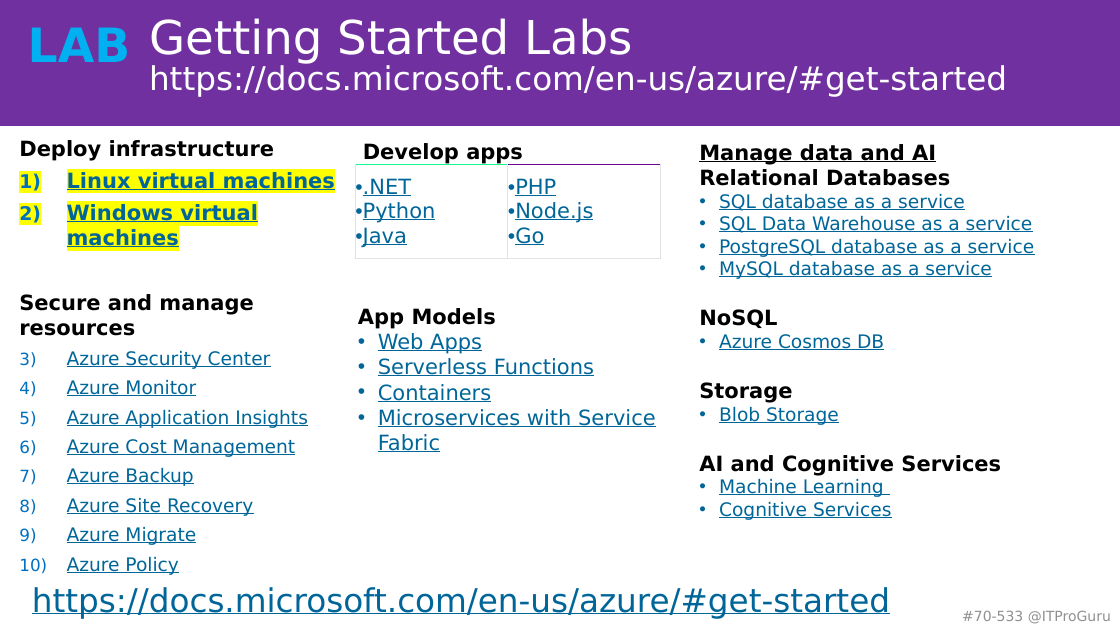
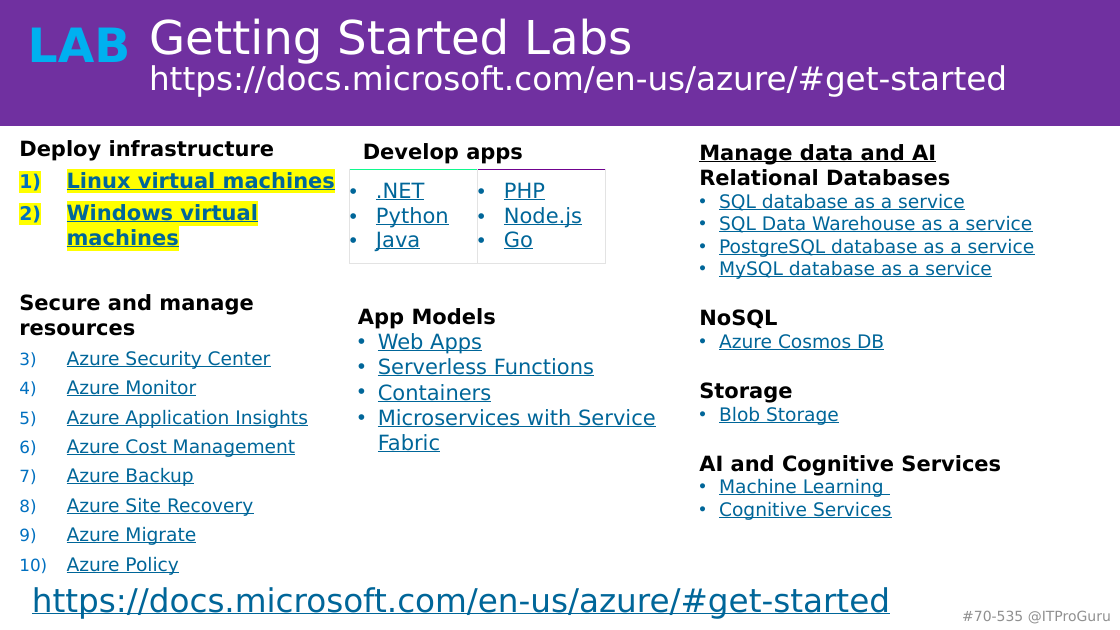
Before and after one commit to guruskill/70-535, a slide deck: slide 9 of Presentations/2018-05-14-Boston/535-Opening-Extra.pptx (slide 4 before the commit). Drawn at 1120x630 pixels with LibreOffice and Linux fonts; fonts in the diff are those of the drawing. Boxes give left, top, right and bottom in pixels: in the first picture for what was removed or moved away, otherwise in the second. Text is boxed around its words. In the diff, an @@ line names an element or a change of style, - is before the commit and + after.

```diff
--- a/Presentations/2018-05-14-Boston/535-Opening-Extra.pptx
+++ b/Presentations/2018-05-14-Boston/535-Opening-Extra.pptx
@@ table at [350, 169, 605, 266] @@
@@ indent changed @@
@@ table: place and size @@
-table at [355, 165, 661, 261]
+table at [350, 169, 605, 266]
@@ text at [962, 611, 1111, 624]: text changed @@
-#70-533 @ITProGuru
+#70-535 @ITProGuru
```
Also in this commit, not shown: 3 other slides changed, 21 slides added, 1 slide removed.
